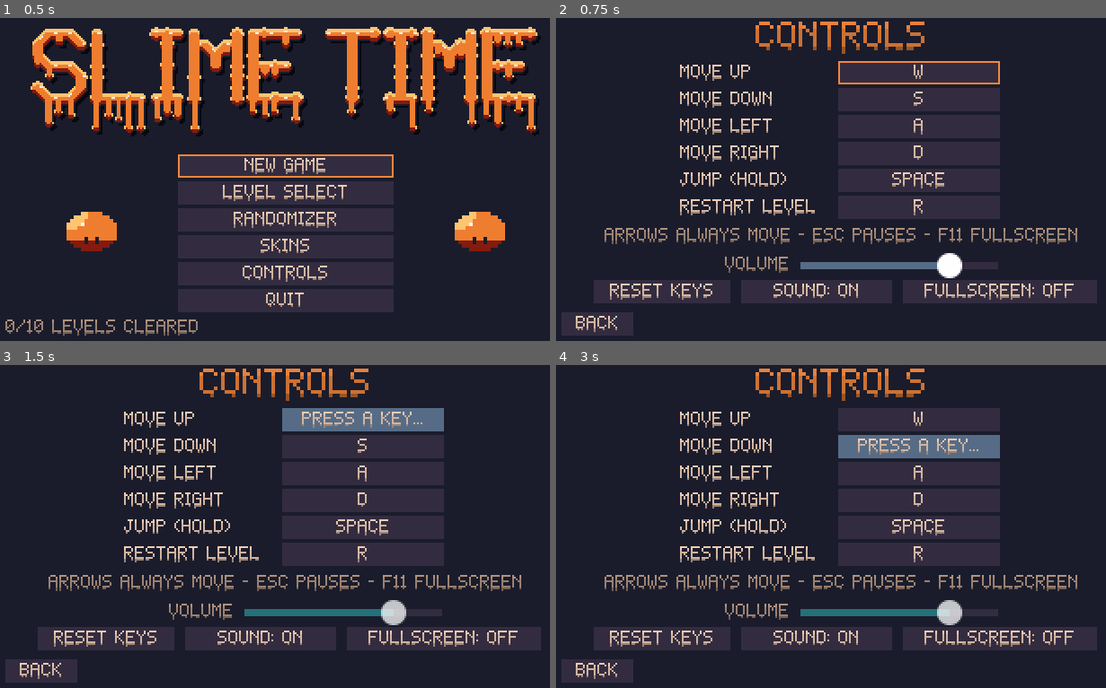
Above: before the commit, frames 1-4 (two rows, left to right).
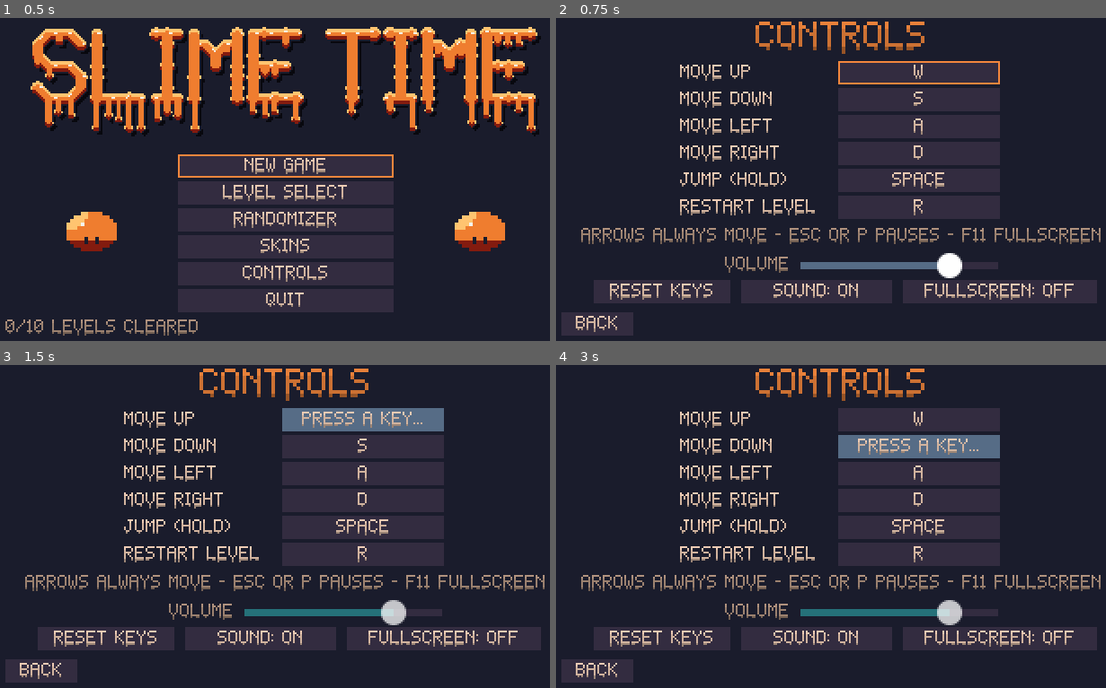
Above: after the commit, the same moments.

Repository: AveryBlue-GD/slime-time
Game: Godot game, scene res://scenes/title.tscn
The game is run twice, just before and just after one commit, with the same random seed, the same clock (stepped at 60 frames per second) and the same inputs.
Inputs:
- Up to frame 1 (0.5 s): no input
- Up to frame 2 (0.75 s): click "CONTROLS" at 0.5 s
- Up to frame 3 (1.5 s): click "W" at 1.25 s
- Up to frame 4 (3 s): click "PRESS A KEY..." at 2 s; click "S" at 2.75 s

Frame 1 is identical in both runs. In frame 2, 2.0% of the frame differs, in the area x 4-100%, y 65-70%; in frame 3, 2.0%; in frame 4, 2.0%.

Commit message:
P also pauses (browsers reserve Esc for leaving fullscreen)
- menu action gets P alongside Esc; P can't be assigned to other actions
- Controls hint and README mention it

Co-Authored-By: Claude Opus 5.5 <noreply@anthropic.com>

Diff:
--- a/project.godot
+++ b/project.godot
@@ -70,6 +70,7 @@
 menu={
 "deadzone": 0.2,
 "events": [Object(InputEventKey,"resource_local_to_scene":false,"resource_name":"","device":16,"window_id":0,"alt_press …(195 unchanged characters)…
+, Object(InputEventKey,"resource_local_to_scene":false,"resource_name":"","device":16,"window_id":0,"alt_pressed":false,"shift_pressed":false,"ctrl_pressed":false,"meta_pressed":false,"pressed":false,"keycode":0,"physical_keycode":80,"key_label":0,"unicode":0,"location":0,"echo":false,"script":null)
 ]
 }
 toggle_fullscreen={
--- a/scripts/ui/controls.gd
+++ b/scripts/ui/controls.gd
@@ -33,7 +33,7 @@
 	_refresh()
 	key_buttons.move_up.grab_focus()
 
-	var note := UIKit.make_label("ARROWS ALWAYS MOVE - ESC PAUSES - F11 FULLSCREEN", 8, UIKit.TEXT_DIM)
+	var note := UIKit.make_label("ARROWS ALWAYS MOVE - ESC OR P PAUSES - F11 FULLSCREEN", 8, UIKit.TEXT_DIM)
 	note.horizontal_alignment = HORIZONTAL_ALIGNMENT_CENTER
 	add_child(note)
 	note.set_anchors_and_offsets_preset(Control.PRESET_TOP_WIDE)
@@ -92,7 +92,8 @@
 		return
 	get_viewport().set_input_as_handled()
 	var key := event as InputEventKey
-	if key.physical_keycode != KEY_ESCAPE and key.physical_keycode != 0:
+	# Esc and P are reserved for pausing (P because browsers keep Esc in fullscreen).
+	if key.physical_keycode not in [KEY_ESCAPE, KEY_P, 0]:
 		Progress.set_binding(waiting_for, key.physical_keycode)
 	var action := waiting_for
 	waiting_for = ""
--- a/tests/test_phase6.gd
+++ b/tests/test_phase6.gd
@@ -72,6 +72,9 @@
 	_check(game.pause_menu.buttons.size() == 4, "pause menu: resume, restart, sound, quit")
 	var pause_slider: HSlider = game.pause_menu.volume_row.get_meta("slider")
 	_check(pause_slider.value == 0.8, "pause menu has a volume slider showing the current volume")
+	var p_key := InputEventKey.new()
+	p_key.physical_keycode = KEY_P
+	_check(InputMap.event_is_action(p_key, "menu"), "P also pauses (browsers keep Esc for leaving fullscreen)")
 	var esc := InputEventAction.new()
 	esc.action = "menu"
 	esc.pressed = true
Not shown, changed: README.md
